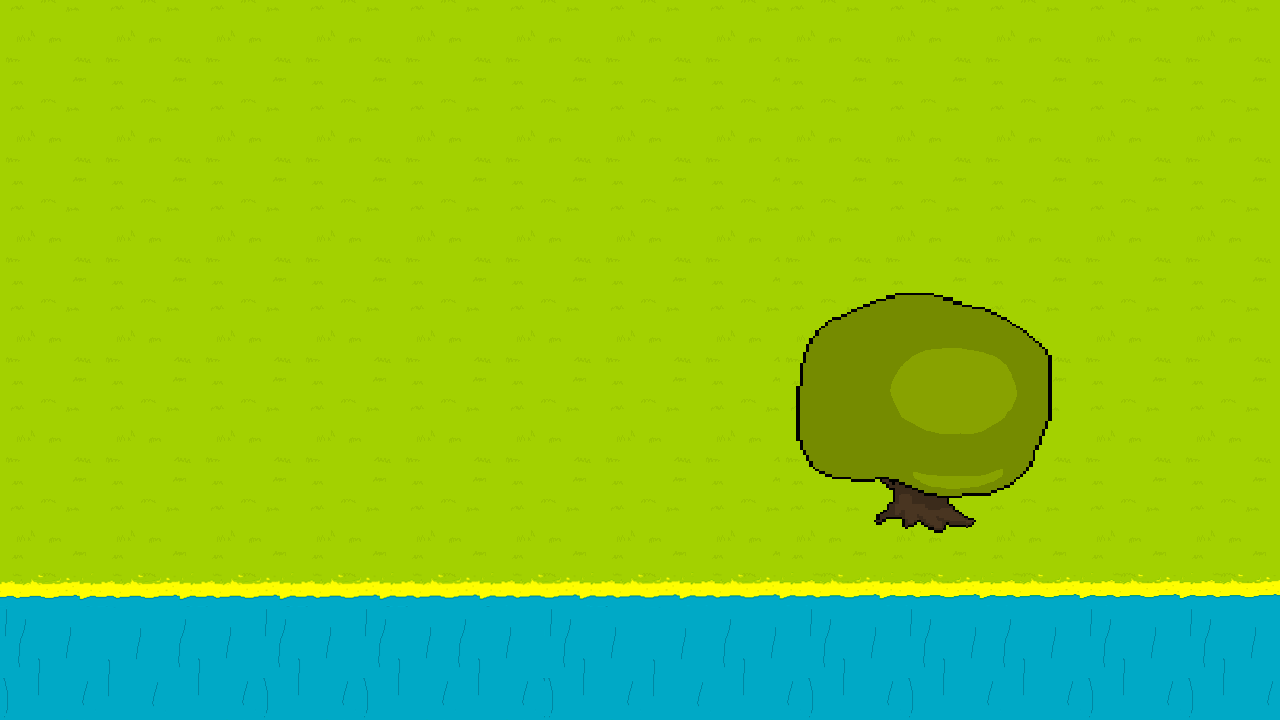
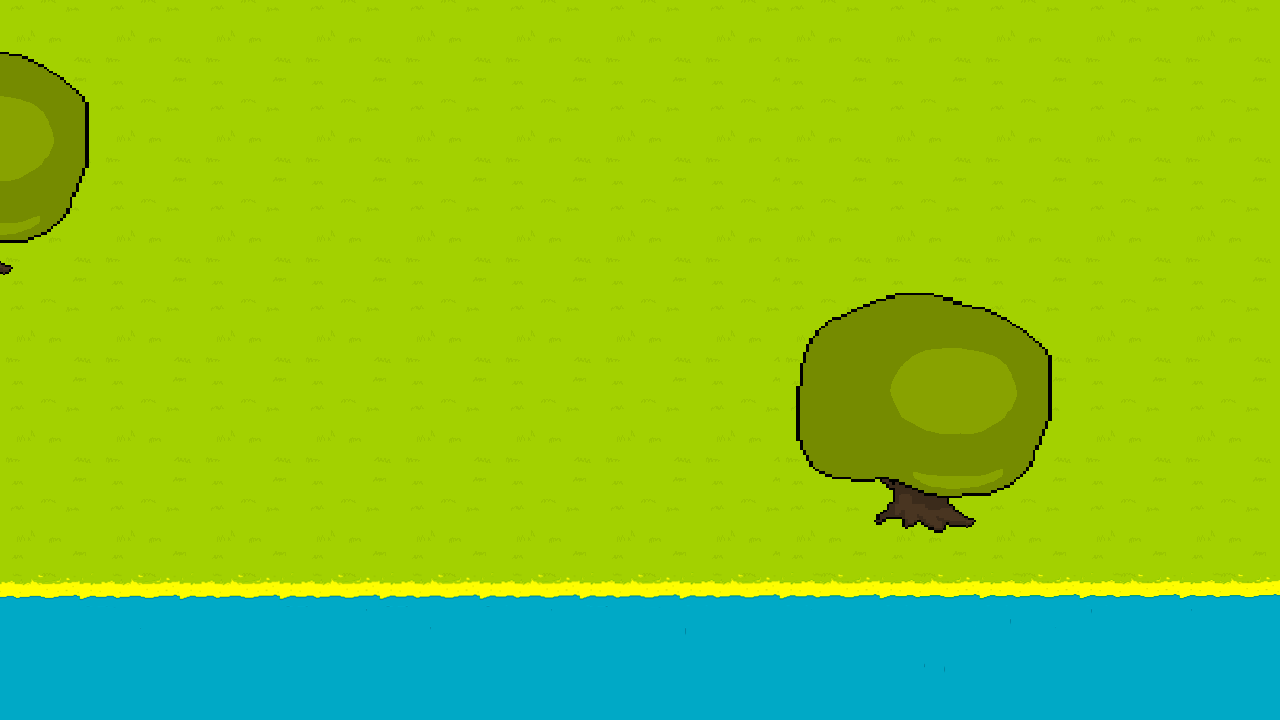
The second 1280x720 image is a revision of the first. Changes to its layers:
added layer "Layer 1" above "Camada 1" over [0, 52, 1273, 720]
